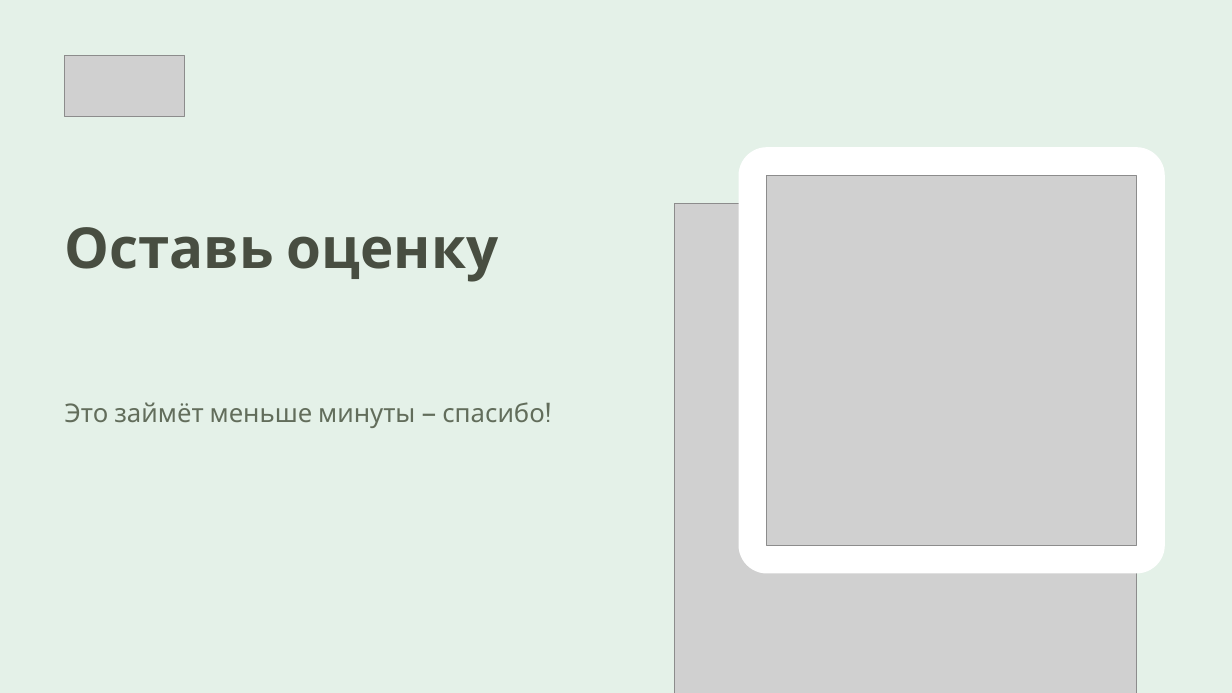
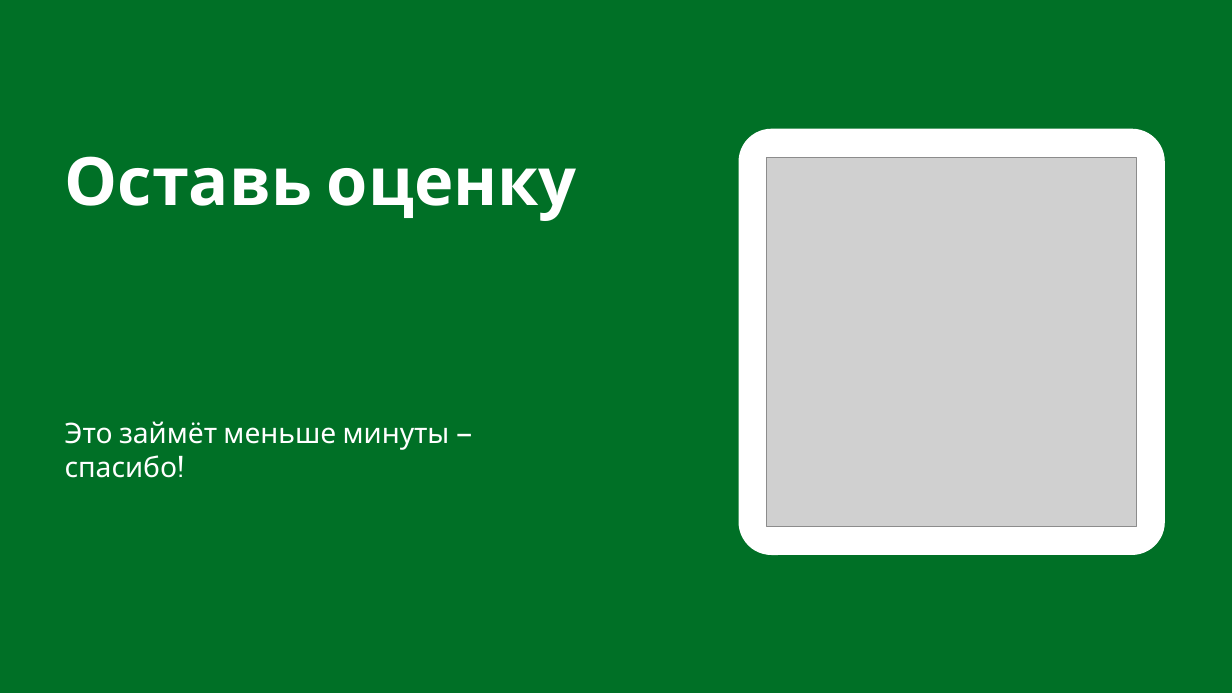
Before and after one commit to hriwayhr/HR-projects, a slide deck: slide 28 of presentations/HR-iway-onboarding-2026.pptx. Drawn at 1232x693 pixels with LibreOffice and Linux fonts; fonts in the diff are those of the drawing; grey boxes stand for pictures. Boxes give left, top, right and bottom in pixels: in the first picture for what was removed or moved away, otherwise in the second. Text is boxed around its words. In the diff, an @@ line names an element or a change of style, - is before the commit and + after.

```diff
--- a/presentations/HR-iway-onboarding-2026.pptx
+++ b/presentations/HR-iway-onboarding-2026.pptx
@@ background #E4F1E8 to #007026 @@
@@ picture removed at [65,55,185,116] @@
@@ title "Оставь оценку": place and size @@
-title "Оставь оценку" at [65,227,499,282]
+title "Оставь оценку" at [65,156,577,221]
@@ title "Оставь оценку" at [65,156,577,221]: size 44 to 52 pt, text colour #484E41 to #FFFFFF @@
@@ rounded rectangle: place and size @@
-rounded rectangle at [739,148,1165,573]
+rounded rectangle at [739,129,1165,555]
@@ rounded rectangle at [739,129,1165,555]: proportions changed @@
@@ picture: place and size @@
-picture at [767,176,1137,545]
+picture at [767,157,1137,527]
@@ picture removed at [675,203,1137,693] @@
@@ text "Это займёт меньше минуты — ...": place and size @@
-text "Это займёт меньше минуты — ..." at [65,402,545,428]
+text "Это займёт меньше минуты — ..." at [65,421,450,478]
@@ text "Это займёт меньше минуты — ..." at [65,421,450,478]: size 20 to 22 pt, text colour #626D5B to #FFFFFF @@
```
Also in this commit, not shown: 27 other slides changed, 4 other files.
